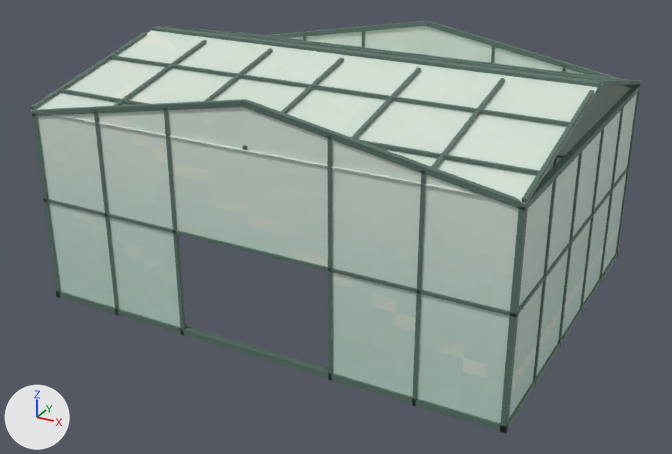
A saved change to the glTF model examples/generated/hf-greenhouse/greenhouse.m1.clunk-optimized.glb.
Camera for both pictures: a 50 mm camera at (7.3, -13.8, 7.84) aimed at (-0.02, -0.48, 1.18). Arrows for +X, +Y and +Z are at lower left; the lights stay in place. The first picture is the older version. Where no turn or scale is listed for an object, it has been applied to the vertices. Vertices at exactly the same position are counted once.

Names of what the first picture shows: 'glass_panels', 'greenhouse_frame'.
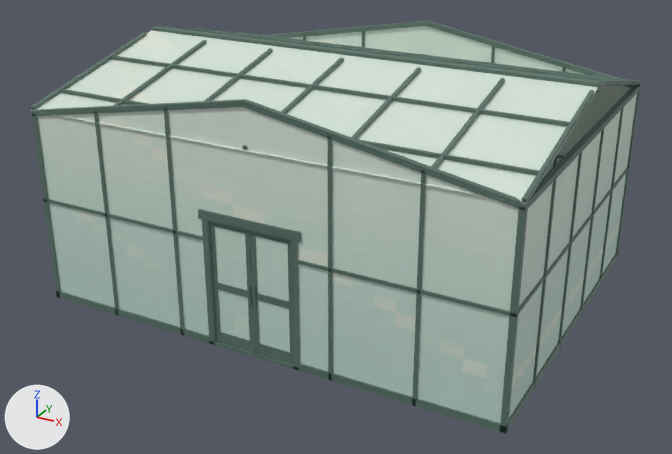
The change in detail:
me_mesh_0 is used by ob_greenhouse_frame; location (0.0, 0.0, 0.0).
me_mesh_0 had 416 vertices, 636 faces and spanned x -4.21..4.21, y -3.26..3.26, z 0.0..4.24.
me_mesh_0 now has 580 vertices, 888 faces and spans x -4.21..4.21, y -3.26..3.26, z 0.0..4.24.
me_mesh_0 part 1: a new loose piece, a box spanning x -0.85..-0.75, y -3.25..-3.13, z 0.0..2.2, in mat_hf_greenhouse_glass.
me_mesh_0 part 2: a new loose piece, a box spanning x 0.75..0.85, y -3.25..-3.13, z 0.0..2.2, in mat_hf_greenhouse_glass.
me_mesh_0 part 3: a new loose piece, a box spanning x -0.91..0.91, y -3.25..-3.12, z 2.2..2.35, in mat_hf_greenhouse_glass.
me_mesh_0 part 4: a new loose piece, a box spanning x -0.744..-0.664, y -3.203..-3.148, z 0.056..2.194, in mat_hf_greenhouse_glass.
me_mesh_0 part 5: a new loose piece, a box spanning x -0.664..-0.086, y -3.203..-3.148, z 0.056..0.236, in mat_hf_greenhouse_glass.
me_mesh_0 part 6: a new loose piece, a box spanning x -0.664..-0.086, y -3.203..-3.148, z 1.021..1.131, in mat_hf_greenhouse_glass.
me_mesh_0 part 7: a new loose piece, a box spanning x -0.062..-0.03, y -3.23..-3.18, z 0.936..1.276, in mat_hf_greenhouse_glass.
me_mesh_0 part 8: a new loose piece, a box spanning x 0.664..0.744, y -3.203..-3.148, z 0.056..2.194, in mat_hf_greenhouse_glass.
me_mesh_0 part 9: a new loose piece, a box spanning x 0.086..0.664, y -3.203..-3.148, z 0.056..0.236, in mat_hf_greenhouse_glass.
me_mesh_0 part 10: a new loose piece, a box spanning x 0.086..0.664, y -3.203..-3.148, z 1.021..1.131, in mat_hf_greenhouse_glass.
me_mesh_0 part 11: a new loose piece, a box spanning x 0.03..0.062, y -3.23..-3.18, z 0.936..1.276, in mat_hf_greenhouse_glass.
me_mesh_0 part 12: a new loose piece of 14 vertices spanning x -0.66..-0.01, y -3.2..-3.15, z 0.06..2.19, in mat_hf_greenhouse_glass.
me_mesh_0 part 13: a new loose piece of 14 vertices spanning x 0.01..0.66, y -3.2..-3.15, z 0.06..2.19, in mat_hf_greenhouse_glass.
Other edits to the shape of me_mesh_0 do not show in these pictures.
me_mesh_1 is used by ob_glass_panels; location (0.0, 0.0, 0.0).
me_mesh_1 had 2944 vertices, 5100 faces and spanned x -4.2..4.2, y -3.25..3.25, z 0.12..4.2.
me_mesh_1 now has 3100 vertices, 5216 faces and spans x -4.2..4.2, y -3.25..3.25, z 0.12..4.2.
me_mesh_1 part 14: 48 vertices removed from x -0.7..0.7, y -3.22..-3.2, z 1.87..3.21; 204 vertices added at x -1.4..1.4, y -3.22..-3.17, z 0.12..3.4.

Changed parts and their boxes (x1, y1, x2, y2) in the pictures (672 x 454 px):
part 1 of me_mesh_0, added (green): after (202, 220, 216, 345)
part 2 of me_mesh_0, added (green): after (291, 240, 300, 371)
part 3 of me_mesh_0, added (green): after (198, 209, 301, 242)
part 4 of me_mesh_0, added (green): after (209, 221, 220, 342)
part 5 of me_mesh_0, added: after (220, 332, 250, 351)
part 6 of me_mesh_0, added: after (217, 283, 248, 297)
part 7 of me_mesh_0, added: after (248, 283, 251, 304)
part 8 of me_mesh_0, added: after (287, 239, 293, 364)
part 9 of me_mesh_0, added: after (259, 343, 290, 363)
part 10 of me_mesh_0, added: after (257, 293, 289, 308)
part 11 of me_mesh_0, added: after (252, 284, 256, 305)
part 12 of me_mesh_0, added: after (213, 222, 255, 352)
part 13 of me_mesh_0, added: after (250, 231, 288, 354)
part 14 of me_mesh_1, built on: before (171, 146, 328, 267); after (170, 139, 328, 371)
